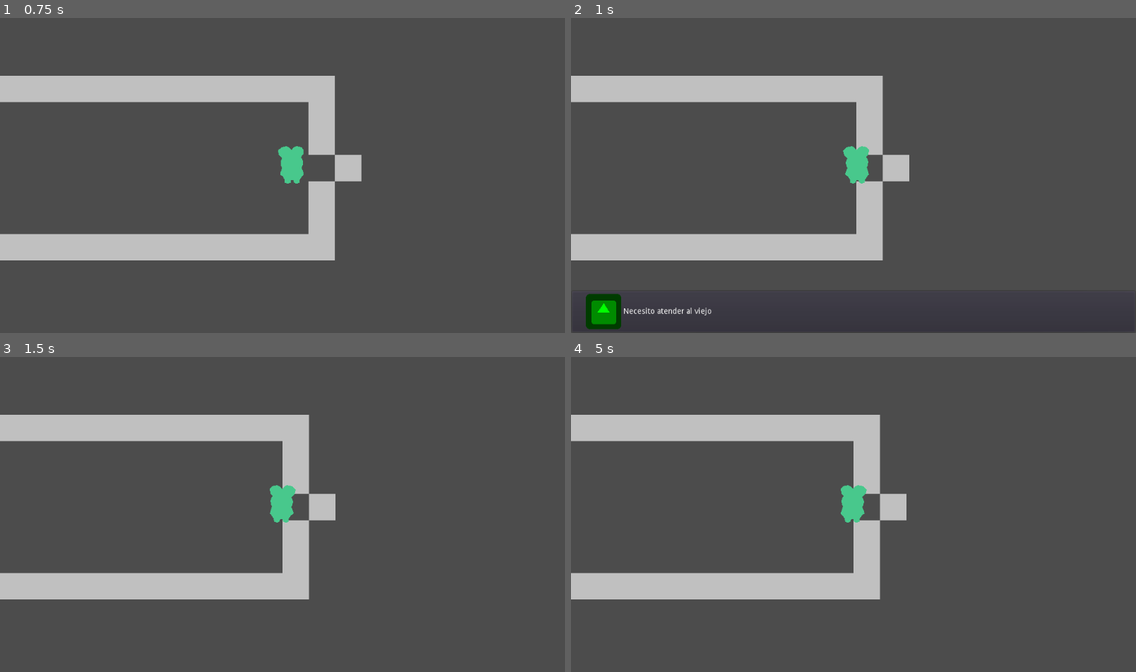
Above: before the commit, frames 1-4 (two rows, left to right).
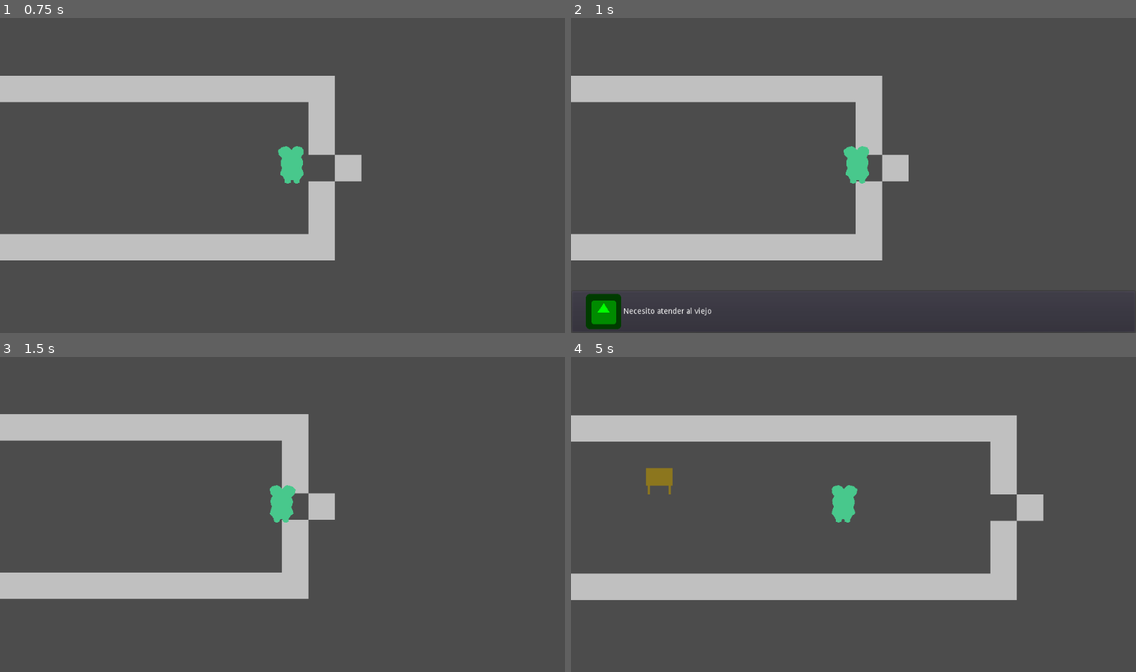
Above: after the commit, the same moments.

Repository: nosemeocurrenada/ggj2023-automatic-octo-cannibal
Game: Godot game, scene res://scenes/viejito_en_la_recepcion.tscn
Two runs of this game, one before a commit and one after it. Both use one fixed random seed, a clock stepped at 60 frames per second and the inputs below. This scene is started directly instead of the project's main scene. The engine's default icon, where the game draws it, is replaced by a stand-in: a white triangle on a blue panel in a dark square.
Inputs:
- Up to frame 1 (0.75 s): tap Enter (ui_accept) at 0.5 s; hold Right (ui_right) from 0.53 s (still down)
- Up to frame 2 (1 s): keep holding Right (ui_right); tap Enter (ui_accept) at 0.77 s
- Up to frame 3 (1.5 s): release Right (ui_right) at 1.28 s; hold Down (ui_down) from 1.28 s (still down)
- Up to frame 4 (5 s): tap Enter (ui_accept) at 1.52, 2, 2.75, 3.02, 3.5, 3.77, 4.52 s; release Down (ui_down) at 2.03 s; hold Right (ui_right) 2.03-2.78 s; hold Up (ui_up) 2.78-3.53 s; hold Left (ui_left) from 3.53 s (still down)

Frame 1 is identical in both runs. In frame 2, 0.2% of the frame differs, in the area x 48-60%, y 18-77%; in frame 3, 0.8%; in frame 4, 9.2%, in the area x 0-84%, y 18-78%.

Commit message:
Update character.tscn

Diff:
--- a/objects/character.tscn
+++ b/objects/character.tscn
@@ -3,7 +3,7 @@
 [ext_resource path="res://objects/character.gd" type="Script" id=1]
 
 [sub_resource type="CircleShape2D" id=1]
-radius = 24.0
+radius = 23.0
 
 [sub_resource type="CircleShape2D" id=2]
 radius = 32.0
